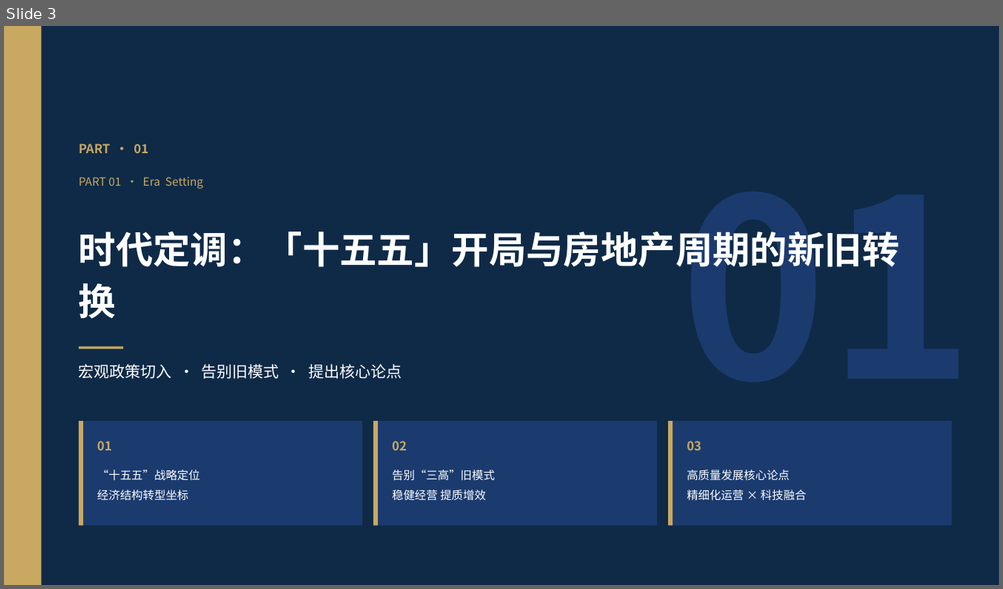
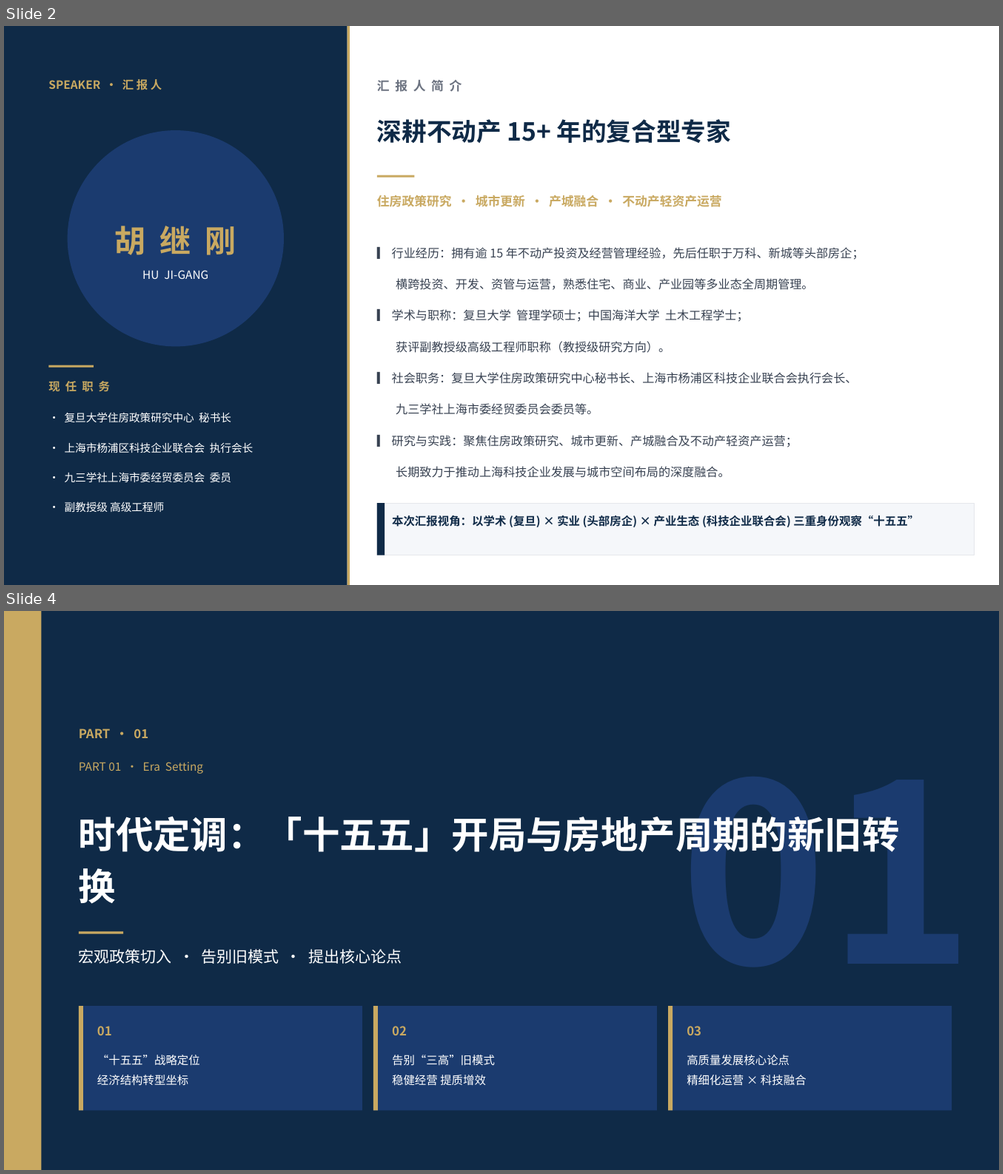
Before and after one commit to hujigang2010-maker/AIDEN, a slide deck: 十五五不动产高质量发展汇报.pptx. Shown one above the other, each under a label of ours: slide 3 before the commit, slides 2 and 4 after it; the slides between them are not shown. The pictures are 1003x589 and 1003x1174 pixels, drawn with LibreOffice and Linux fonts; fonts in the diff are those of the drawing. Boxes give left, top, right and bottom in pixels: in the first picture for what was removed or moved away, otherwise in the second. Text is boxed around its words. In the diff, an @@ line names an element or a change of style, - is before the commit and + after.

```diff
--- a/十五五不动产高质量发展汇报.pptx
+++ b/十五五不动产高质量发展汇报.pptx
@@ slide 2 added at <box>4,26,999,585</box>, background #FFFFFF @@
@@ rectangle added at <box>4,26,347,585</box>, fill #0F2A47 @@
@@ rectangle added at <box>347,26,350,585</box>, fill #C9A961 @@
@@ text added at <box>48,78,162,93</box>, 11 pt, text #C9A961, bold @@
+SPEAKER · 汇 报 人
@@ text added at <box>377,80,462,92</box>, 12 pt, text #6B7280, bold @@
+汇 报 人 简 介
@@ ellipse added at <box>68,130,284,347</box>, fill #1B3B6F @@
@@ text added at <box>377,119,731,143</box>, 24 pt, text #0F2A47, bold @@
+深耕不动产 15+ 年的复合型专家
@@ rectangle added at <box>377,175,415,178</box>, fill #C9A961 @@
@@ text added at <box>377,195,721,207</box>, 12 pt, text #C9A961, bold @@
+住房政策研究 · 城市更新 · 产城融合 · 不动产轻资产运营
@@ text added at <box>115,226,236,255</box>, 30 pt, text #C9A961, bold @@
+胡 继 刚
@@ text added at <box>392,247,864,260</box>, 11.5 pt, text #374151 @@
+▎ 行业经历：拥有逾 15 年不动产投资及经营管理经验，先后任职于万科、新城等头部房企；
@@ text added at <box>142,270,208,279</box>, 11 pt, text #FFFFFF @@
+HU JI-GANG
@@ text added at <box>395,278,813,290</box>, 11.5 pt, text #374151 @@
+横跨投资、开发、资管与运营，熟悉住宅、商业、产业园等多业态全周期管理。
@@ text added at <box>392,309,748,322</box>, 11.5 pt, text #374151 @@
+▎ 学术与职称：复旦大学 管理学硕士；中国海洋大学 土木工程学士；
@@ text added at <box>395,341,670,353</box>, 11.5 pt, text #374151 @@
+获评副教授级高级工程师职称（教授级研究方向）。
@@ rectangle added at <box>48,366,94,368</box>, fill #C9A961 @@
@@ text added at <box>48,380,110,395</box>, 11 pt, text #C9A961, bold @@
+现 任 职 务
@@ text added at <box>392,372,857,384</box>, 11.5 pt, text #374151 @@
+▎ 社会职务：复旦大学住房政策研究中心秘书长、上海市杨浦区科技企业联合会执行会长、
@@ text added at <box>65,412,231,423</box>, 10.5 pt, text #FFFFFF @@
+· 复旦大学住房政策研究中心 秘书长
@@ text added at <box>395,403,598,415</box>, 11.5 pt, text #374151 @@
+九三学社上海市委经贸委员会委员等。
@@ text added at <box>65,443,253,454</box>, 10.5 pt, text #FFFFFF @@
+· 上海市杨浦区科技企业联合会 执行会长
@@ text added at <box>392,435,797,448</box>, 11.5 pt, text #374151 @@
+▎ 研究与实践：聚焦住房政策研究、城市更新、产城融合及不动产轻资产运营；
@@ text added at <box>395,466,730,478</box>, 11.5 pt, text #374151 @@
+长期致力于推动上海科技企业发展与城市空间布局的深度融合。
@@ text added at <box>65,472,231,483</box>, 10.5 pt, text #FFFFFF @@
+· 九三学社上海市委经贸委员会 委员
@@ text added at <box>65,502,164,512</box>, 10.5 pt, text #FFFFFF @@
+· 副教授级 高级工程师
@@ rectangle added at <box>377,503,974,556</box>, fill #F5F7FA, outline #E5E7EB 0.75 pt @@
@@ rectangle added at <box>377,503,384,556</box>, fill #0F2A47 @@
@@ text added at <box>392,515,919,528</box>, 11 pt, text #0F2A47, bold @@
+本次汇报视角：以学术 (复旦) × 实业 (头部房企) × 产业生态 (科技企业联合会) 三重身份观察“十五五”
@@ what was slide 3 is now slide 4 @@
```
Also in this commit, not shown: 20 slides changed, 3 other slides added, 1 slide removed, 1 other file.
